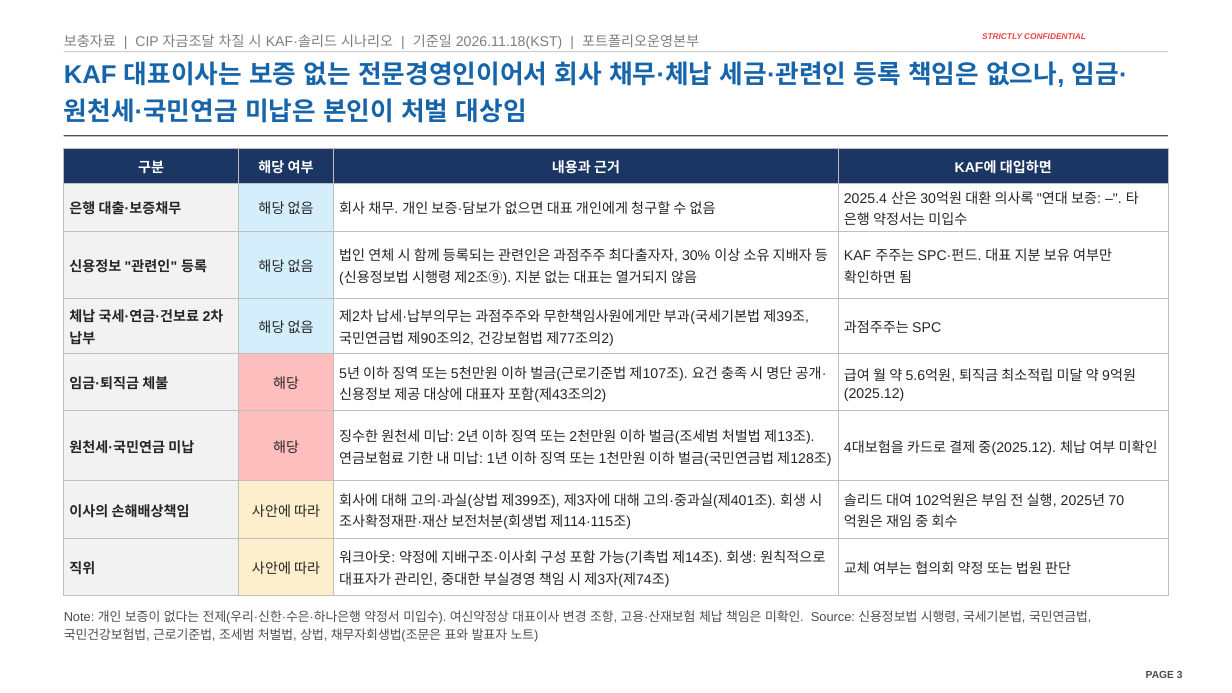
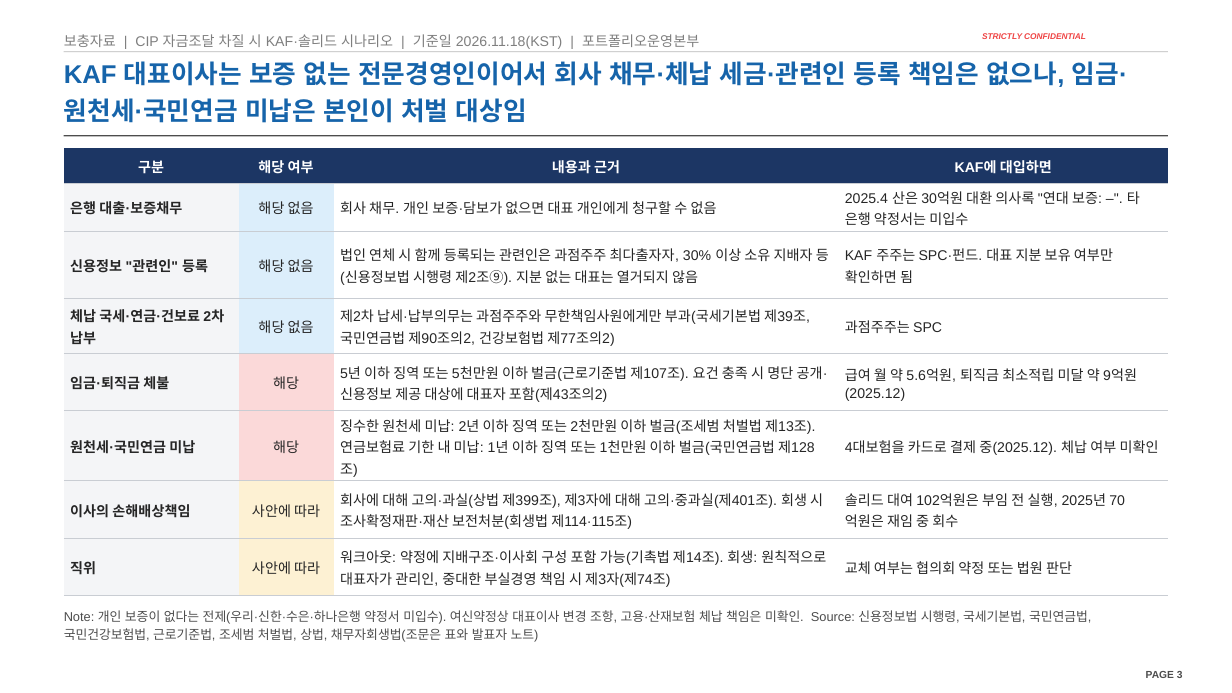
Before and after one commit to jogyesung/GS-Secretary, a slide deck: slide 3 of outputs/CIP_KAF_보충자료_대표이사·LP영향·절차도식_20261118.pptx. Drawn at 1232x693 pixels with LibreOffice and Linux fonts; fonts in the diff are those of the drawing; background and template pictures are left out. Boxes give left, top, right and bottom in pixels: in the first picture for what was removed or moved away, otherwise in the second. Text is boxed around its words. In the diff, an @@ line names an element or a change of style, - is before the commit and + after.

```diff
--- a/outputs/CIP_KAF_보충자료_대표이사·LP영향·절차도식_20261118.pptx
+++ b/outputs/CIP_KAF_보충자료_대표이사·LP영향·절차도식_20261118.pptx
@@ table at [64, 148, 1168, 591] @@
@@ fill #F2F2F2 to #F4F5F7 in 7 cells @@
@@ fill #D4EEFC to #DCEEFB in 3 cells @@
@@ fill #FFBEBE to #FBD9D9 in 2 cells @@
@@ fill #FDEFCC to #FDF1D3 in 2 cells @@
@@ borders changed @@
```
Also in this commit, not shown: 3 other slides changed, 3 other files.
